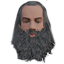
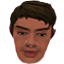
Layered file, before and after one edit (w=64, h=64). Changes by layer:
hid "Layer 4" over box(8, 0, 57, 64)
showed "Layer 1" over box(8, 0, 57, 64)
